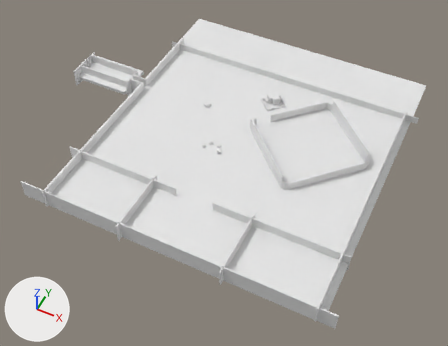
Two versions of the glTF model my-portfolio/static/models/collaiders/Collaiders.glb, one commit apart.
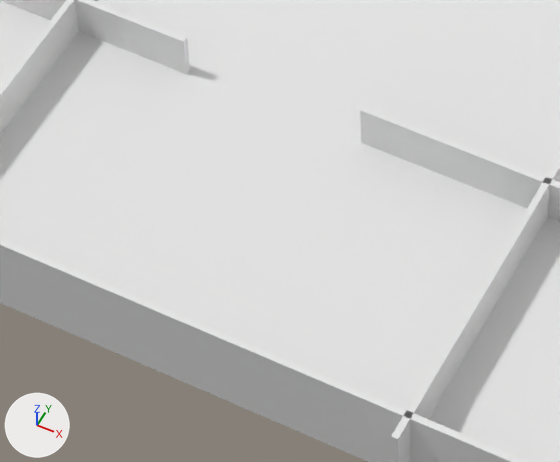
The first picture shows the older version from a camera (50 mm lens) standing at (47.0, -115.0, 114.0) and looking at (1.0, -24.0, 1.0). The close-ups show the older and then the newer version on the part from 31% to 57% of the width and 52% to 80% of the height of that picture. Only the edits that show in the close-ups are written down. Arrows for +X, +Y and +Z are at lower left; the lights stay in place. Where no turn or scale is listed for an object, it has been applied to the vertices.

Script lines for the objects in view, before the commit:
```python
ob_cube_041 = bpy.data.objects.new('Cube.041', me_cube_019)
ob_cube_041.location = (-14.2, -3.12, 0.48)
ob_cube_041.rotation_euler = (0.0, 0.0, -0.772)  # degrees (0, 0, -44)
ob_cube_041.scale = (0.66, 0.804, 0.415)
ob_cube_042 = bpy.data.objects.new('Cube.042', me_cube_022)
ob_cube_042.location = (-14.53, -2.81, 0.48)
ob_cube_042.rotation_euler = (0.0, 0.0, -0.772)  # degrees (0, 0, -44)
ob_cube_042.scale = (0.403, 0.409, 0.253)
ob_cube_043 = bpy.data.objects.new('Cube.043', me_cube_023)
ob_cube_043.location = (-13.68, -2.76, 0.48)
ob_cube_043.rotation_euler = (0.0, 0.0, -0.772)  # degrees (0, 0, -44)
ob_cube_043.scale = (0.403, 0.409, 0.253)
ob_cube_044 = bpy.data.objects.new('Cube.044', me_cube_024)
ob_cube_044.location = (-13.79, -3.6, 0.48)
ob_cube_044.rotation_euler = (0.0, 0.0, -0.772)  # degrees (0, 0, -44)
ob_cube_044.scale = (0.403, 0.409, 0.253)
ob_cube_045 = bpy.data.objects.new('Cube.045', me_cube_025)
ob_cube_045.location = (-14.55, -3.42, 0.48)
ob_cube_045.rotation_euler = (0.0, 0.0, -0.772)  # degrees (0, 0, -44)
ob_cube_045.scale = (0.193, 0.499, 0.253)
ob_cube_075 = bpy.data.objects.new('Cube.075', me_cube_087)
ob_cube_075.location = (13.76, -41.84, 0.18)
# also in view: 'Cube.074' at (-12.0, -42.0, 0.0); 'Cube' at (1.0, -9.0, 0.0); 'Cube.003' at (0.0, -49.0, 0.0); 'Cube.072' at (-21.0, -35.0, 0.0); 'Cube.073' at (21.0, -35.0, 0.0)
```
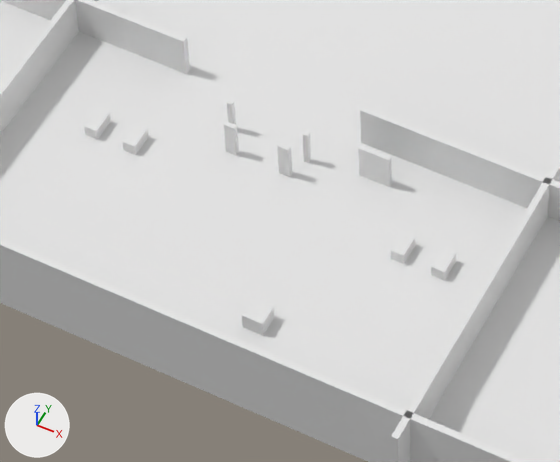
Pixel boxes [x1, y1, x2, y2] of what changed, in the close-ups (560 x 462 px):
'Cube.043', moved, rescaled, turned (not visible before)
    after: [358, 145, 392, 187]
'Cube.044', moved, rescaled, turned (not visible before)
    after: [242, 298, 274, 336]
'Cube.084', added
    after: [431, 248, 456, 281]
'Cube.086', added
    after: [84, 109, 110, 140]
'Cube.041', moved, rescaled, turned (not visible before)
    after: [391, 232, 415, 264]
'Cube.085', added
    after: [122, 124, 148, 155]
'Cube.045', moved, rescaled, turned (not visible before)
    after: [278, 143, 292, 177]
'Cube.042', moved, rescaled, turned (not visible before)
    after: [224, 121, 239, 156]
'Cube.087', added
    after: [303, 131, 311, 163]
'Cube.088', added
    after: [227, 99, 236, 125]

The edits, one by one:
Mesh me_cube_108 is new.
It is a box spanning x -0.13..0.13, y -0.12..0.12, z -1.22..1.22.
Mesh me_cube_106 is new.
It is a box spanning x -0.356..0.356, y -0.616..0.616, z -0.44..0.44.
Mesh me_cube_105 is new.
It is a box spanning x -0.348..0.348, y -0.616..0.616, z -0.44..0.44.
Mesh me_cube_104 is new.
It is a box spanning x -0.347..0.347, y -0.616..0.616, z -0.44..0.44.
Object 'Cube.041' (ob_cube_041) turns from (0, 0, -44) to (0, 0, 0) degrees about x, y and z.
Object 'Cube.041' (ob_cube_041) moves from (-14.2, -3.12, 0.48) to (8.69, -39.84, 0.42).
Object 'Cube.041' (ob_cube_041) is rescaled from (0.66, 0.804, 0.415) to (0.349, 0.616, 0.44).
Object 'Cube.042' (ob_cube_042) turns from (0, 0, -44) to (0, 0, 0) degrees about x, y and z.
Object 'Cube.042' (ob_cube_042) moves from (-14.53, -2.81, 0.48) to (-1.47, -38.18, 1.07).
Object 'Cube.042' (ob_cube_042) is rescaled from (0.403, 0.409, 0.253) to (0.299, 0.123, 1.22).
Object 'Cube.043' (ob_cube_043) turns from (0, 0, -44) to (0, 0, 0) degrees about x, y and z.
Object 'Cube.043' (ob_cube_043) moves from (-13.68, -2.76, 0.48) to (5.54, -36.56, 1.07).
Object 'Cube.043' (ob_cube_043) is rescaled from (0.403, 0.409, 0.253) to (0.824, 0.123, 1.22).
Object 'Cube.044' (ob_cube_044) turns from (0, 0, -44) to (0, 0, 0) degrees about x, y and z.
Object 'Cube.044' (ob_cube_044) moves from (-13.79, -3.6, 0.48) to (4.47, -46.44, 0.51).
Object 'Cube.044' (ob_cube_044) is rescaled from (0.403, 0.409, 0.253) to (0.549, 0.549, 0.549).
Object 'Cube.045' (ob_cube_045) turns from (0, 0, -44) to (0, 0, 0) degrees about x, y and z.
Object 'Cube.045' (ob_cube_045) moves from (-14.55, -3.42, 0.48) to (1.48, -38.18, 1.07).
Object 'Cube.045' (ob_cube_045) is rescaled from (0.193, 0.499, 0.253) to (0.299, 0.123, 1.22).
Object 'Cube.088' (ob_cube_088) is new; it shows me_cube_108.
Its location is (-2.16, -36.93, 1.07).
Object 'Cube.087' (ob_cube_087) is new; it shows a copy of me_cube_108.
Its location is (2.05, -37.01, 1.07).
Object 'Cube.086' (ob_cube_086) is new; it shows me_cube_106.
Its location is (-8.1, -39.84, 0.42).
Object 'Cube.085' (ob_cube_085) is new; it shows me_cube_105.
Its location is (-5.94, -39.84, 0.42).
Object 'Cube.084' (ob_cube_084) is new; it shows me_cube_104.
Its location is (10.84, -39.84, 0.42).
